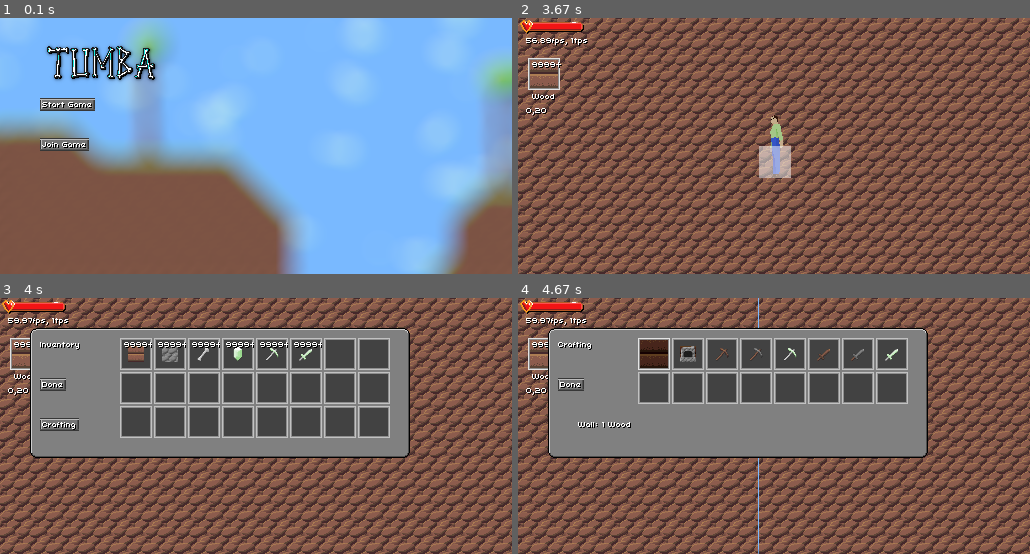
Above: before the commit, frames 1-4 (two rows, left to right).
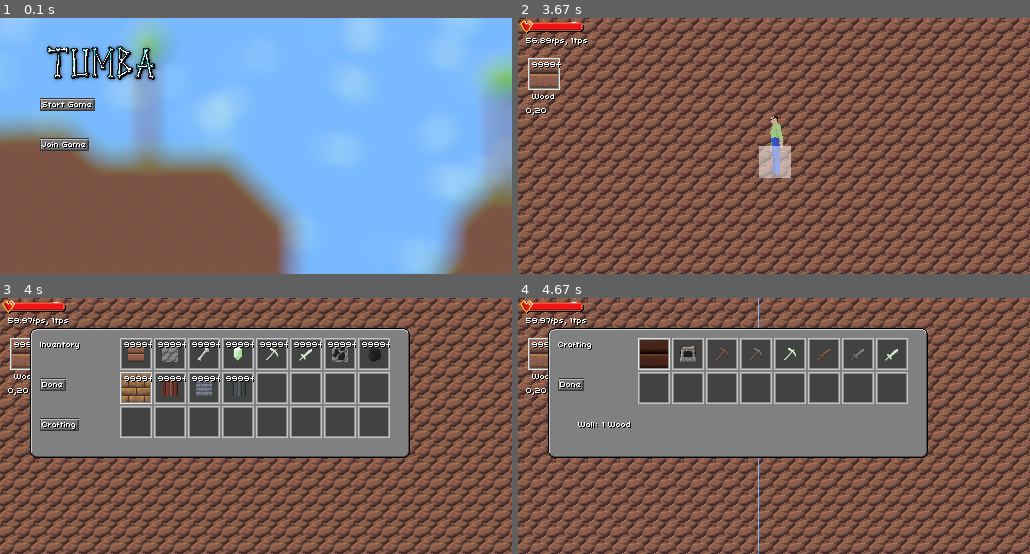
Above: after the commit, the same moments.

Repository: tumbagame/tumba
Game: pygame game, started from main.py
Two runs of this game, one before a commit and one after it. Both use one fixed random seed, a clock stepped at 60 frames per second and the inputs below.
Inputs (mouse positions are in pixels of both pictures, inside the frame that each line leads up to):
- Up to frame 1 (0.1 s): no input
- Up to frame 2 (3.67 s): click (584, 105) at 0.38 s; hold D 0.67-1.13 s; move the mouse to (937, 138) at 0.7 s; hold W 1.17-1.47 s; move the mouse to (651, 148) at 1.2 s; tap F at 1.23, 1.9, 2.2, 2.4, 2.7, 2.97 s; right-click (963, 235) at 1.55 s; hold D 1.83-2.3 s; click (835, 169) at 1.92 s; hold A 2.33-2.87 s; click (784, 58) at 2.42 s; hold S 2.9-3.2 s; click (651, 94) at 2.98 s
- Up to frame 3 (4 s): tap E at 3.67 s
- Up to frame 4 (4.67 s): click (579, 423) at 4.05 s; click (656, 354) at 4.38 s

Frames 1-2 are identical in both runs. In frame 3, 1.7% of the frame differs, in the area x 23-77%, y 17-42%; in frame 4, nothing differs.

Commit message:
Test block graphics

Diff:
--- a/inventory.py
+++ b/inventory.py
@@ -14,7 +14,7 @@
     def __repr__(self):
         return f"[{self.item}, {self.count}]"
 
-debug_items = [7, 12, 61, 39, 52, 60]
+debug_items = [7, 12, 61, 39, 52, 60, 62, 62+8, 62+16, 62+17, 62+24, 62+25]
 
 class Inventory:
     def __init__(self):
Binary file changed: assets/sprites/atlas.png
